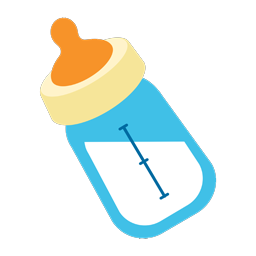
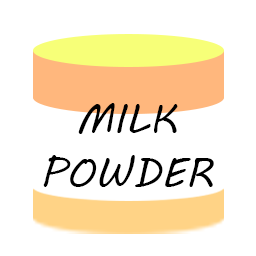
Before/after of a 256x256 layered artwork. What changed in the layer stack:
added group "MilkBottle" with 8 layers above "图层 2" over [33, 34, 224, 234]
added layer "MILK POWDER" in group "MilkBottle" over [43, 103, 214, 187]
added layer "椭圆 3" in group "MilkBottle" over [33, 34, 224, 67]
added layer "椭圆 3 拷贝 2" in group "MilkBottle" over [33, 81, 224, 114]
added layer "矩形 1 拷贝 2" in group "MilkBottle" over [33, 50, 224, 102]
added layer "矩形 1 拷贝" in group "MilkBottle" over [33, 50, 224, 201]
added layer "矩形 1 拷贝 3" in group "MilkBottle" over [33, 50, 224, 234]
added layer "椭圆 3 拷贝" in group "MilkBottle" over [33, 201, 224, 234]
hid "图层 2" over [39, 17, 217, 239]
